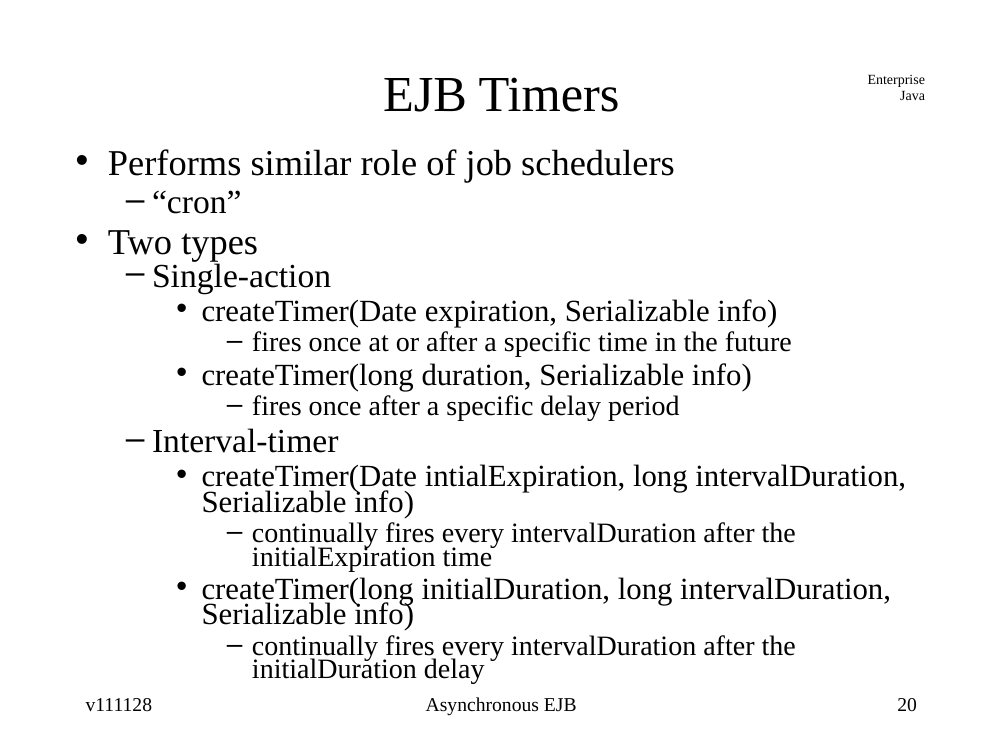
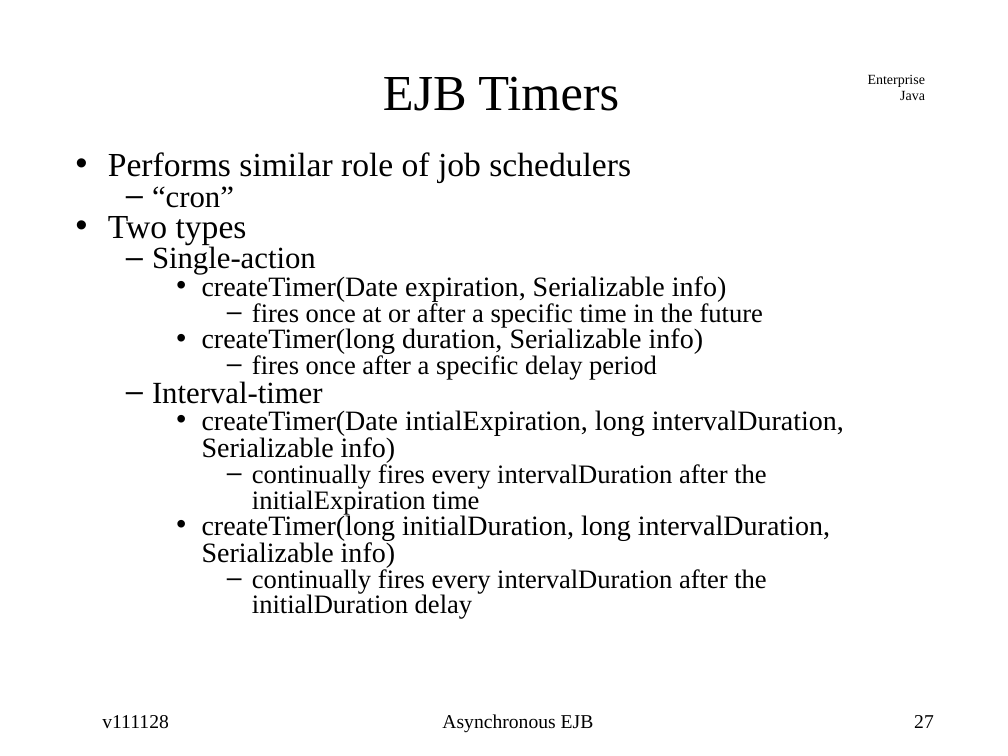
Before and after one commit to jcstaff/ejava-javaee, a slide deck: slide 27 of asyncEJB/src/site/resources/lectures/asyncEJB.ppt (slide 20 before the commit). Drawn at 1008x756 pixels with LibreOffice and Linux fonts; fonts in the diff are those of the drawing. Boxes give left, top, right and bottom in pixels: in the first picture for what was removed or moved away, otherwise in the second. Text is boxed around its words. In the diff, an @@ line names an element or a change of style, - is before the commit and + after.

Commit message:
added Async methods and updated EJB Timers

```diff
--- a/asyncEJB/src/site/resources/lectures/asyncEJB.ppt
+++ b/asyncEJB/src/site/resources/lectures/asyncEJB.ppt
@@ title "EJB Timers" at (383, 76, 619, 111): line spacing 0.1 to 0.09 @@
@@ text "Performs similar role of job ..." at (108, 152, 844, 619): size 26 to 24 pt in "Performs similar role of job schedulers", "Two types"; size 24 to 22 pt in "“cron”", "Single-action", "Interval-timer"; size 22 to 20 pt in "createTimer(Date expiration, Serializable info)", "createTimer(long duration, Serializable info)", "createTimer(Date intialExpiration, long intervalDuration, Se ...", "createTimer(long initialDuration, long intervalDuration, Ser ..."; size 20 to 19 pt in "fires once at or after a specific ...", "fires once after a specific delay period", "continually fires every intervalDuration after the initialEx ...", "continually fires every intervalDuration after the initialDu ..."; line spacing 0.69 to 0.8; less space between paragraphs; line spacing 0.55 to 0.8 @@
@@ text "Asynchronous EJB" at (372, 714, 631, 730): size 14 to 24 pt, text colour #000000 to #FFFFFF @@
@@ text added at (86, 715, 204, 729), 24 pt, text #FFFFFF @@
+v121202
@@ text "v111128": place and size @@
-text "v111128" at (86, 698, 153, 712)
+text "v111128" at (102, 715, 169, 729)
@@ text added at (442, 714, 594, 733), 14 pt, text #000000 @@
+Asynchronous EJB
@@ page number at (883, 715, 917, 728): text changed; size 14 to 24 pt; text colour #000000 to #FFFFFF @@
-20
+27
@@ page number added at (914, 715, 934, 728), 14 pt, text #000000 @@
+27
```
Also in this commit, not shown: 23 other slides changed, 12 slides added.
